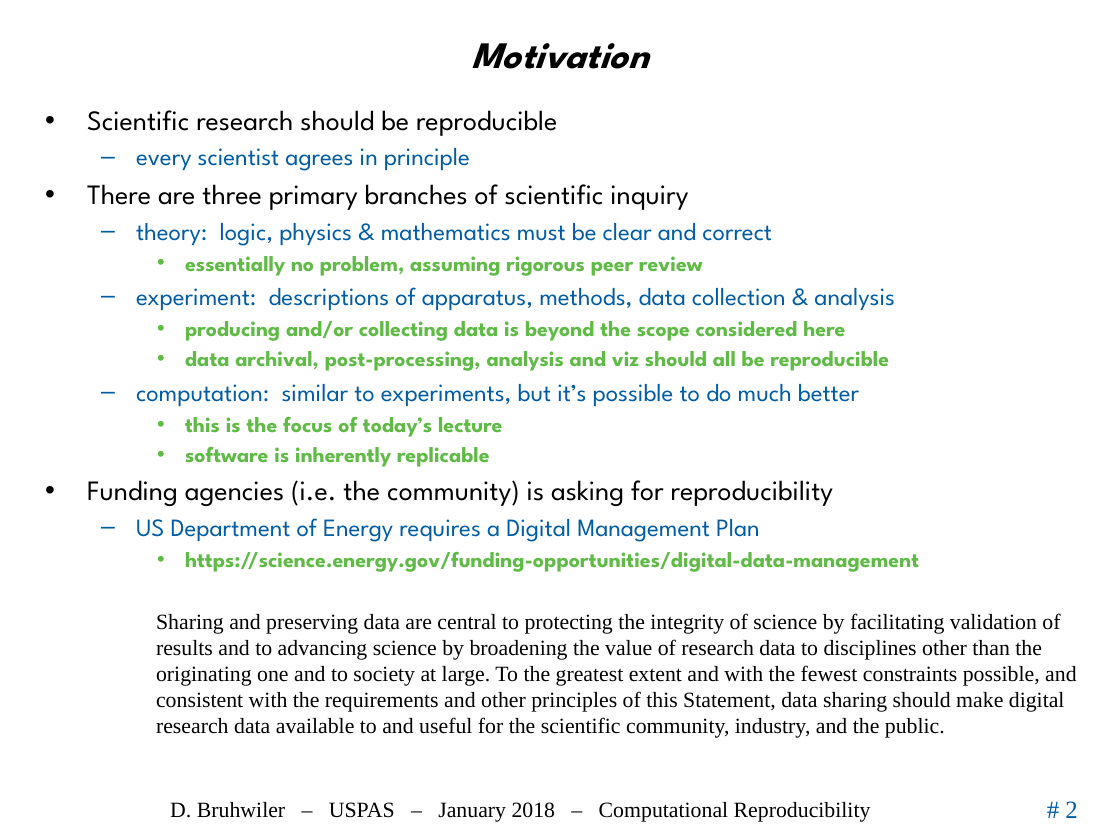
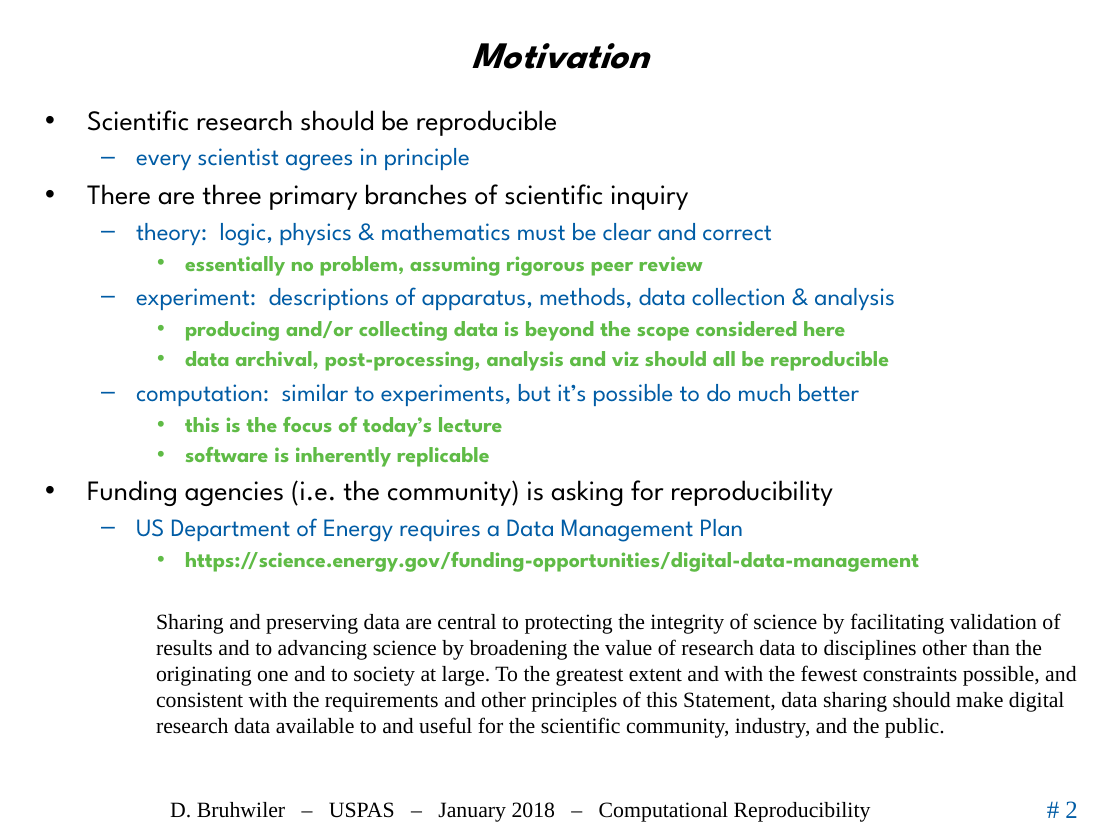
Before and after one commit to uspas/simbeamplasma18, a slide deck: slide 2 of computational_reproducibility/lecture/2018_ComputationalReproducibility_Bruhwiler_USPAS.pptx. Drawn at 1120x840 pixels with LibreOffice and Linux fonts; fonts in the diff are those of the drawing; background and template pictures are left out. Boxes give left, top, right and bottom in pixels: in the first picture for what was removed or moved away, otherwise in the second. Text is boxed around its words. In the diff, an @@ line names an element or a change of style, - is before the commit and + after.

```diff
--- a/computational_reproducibility/lecture/2018_ComputationalReproducibility_Bruhwiler_USPAS.pptx
+++ b/computational_reproducibility/lecture/2018_ComputationalReproducibility_Bruhwiler_USPAS.pptx
@@ text at (136,518,744,542): text changed @@
-  – US Department of Energy requires a Digital Management Plan
+  – US Department of Energy requires a Data Management Plan
```
Also in this commit, not shown: 9 other slides changed.
